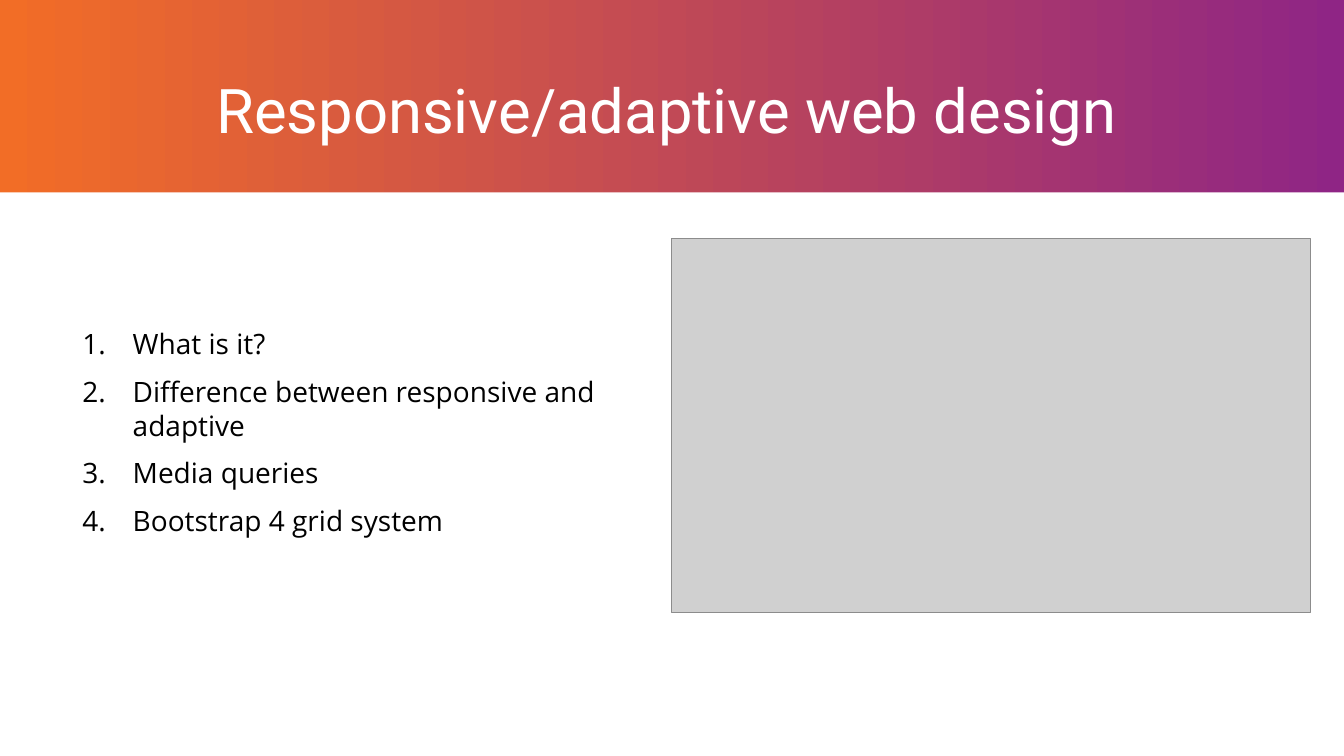
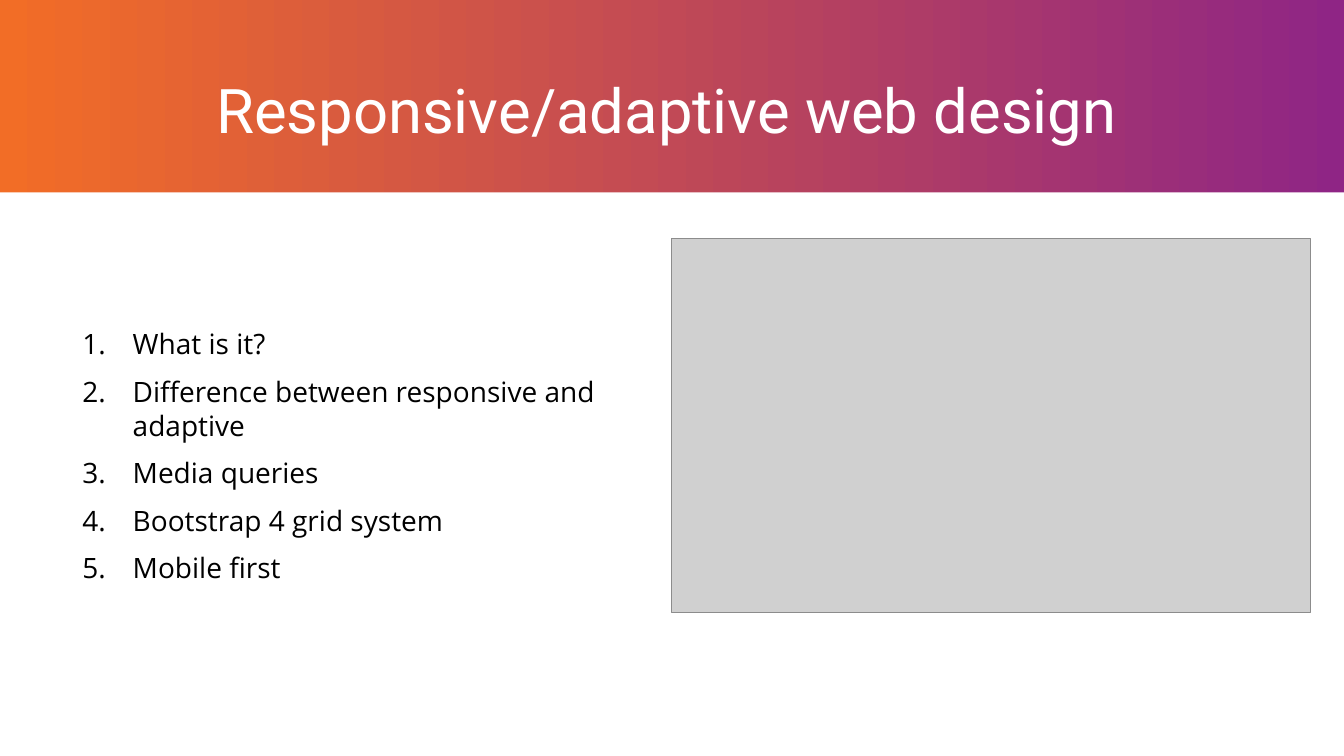
Before and after one commit to Taras-SS/Topics, a slide deck: slide 2 of responsive_design.pptx. Drawn at 1344x756 pixels with LibreOffice and Linux fonts; fonts in the diff are those of the drawing; grey boxes stand for pictures; background and template pictures are left out. Boxes give left, top, right and bottom in pixels: in the first picture for what was removed or moved away, otherwise in the second. Text is boxed around its words. In the diff, an @@ line names an element or a change of style, - is before the commit and + after.

```diff
--- a/responsive_design.pptx
+++ b/responsive_design.pptx
@@ text at (x1=133, y1=556, x2=280, y2=579): paragraph added @@
+5. Mobile first
```
Also in this commit, not shown: 4 other slides changed, 1 slide added.
